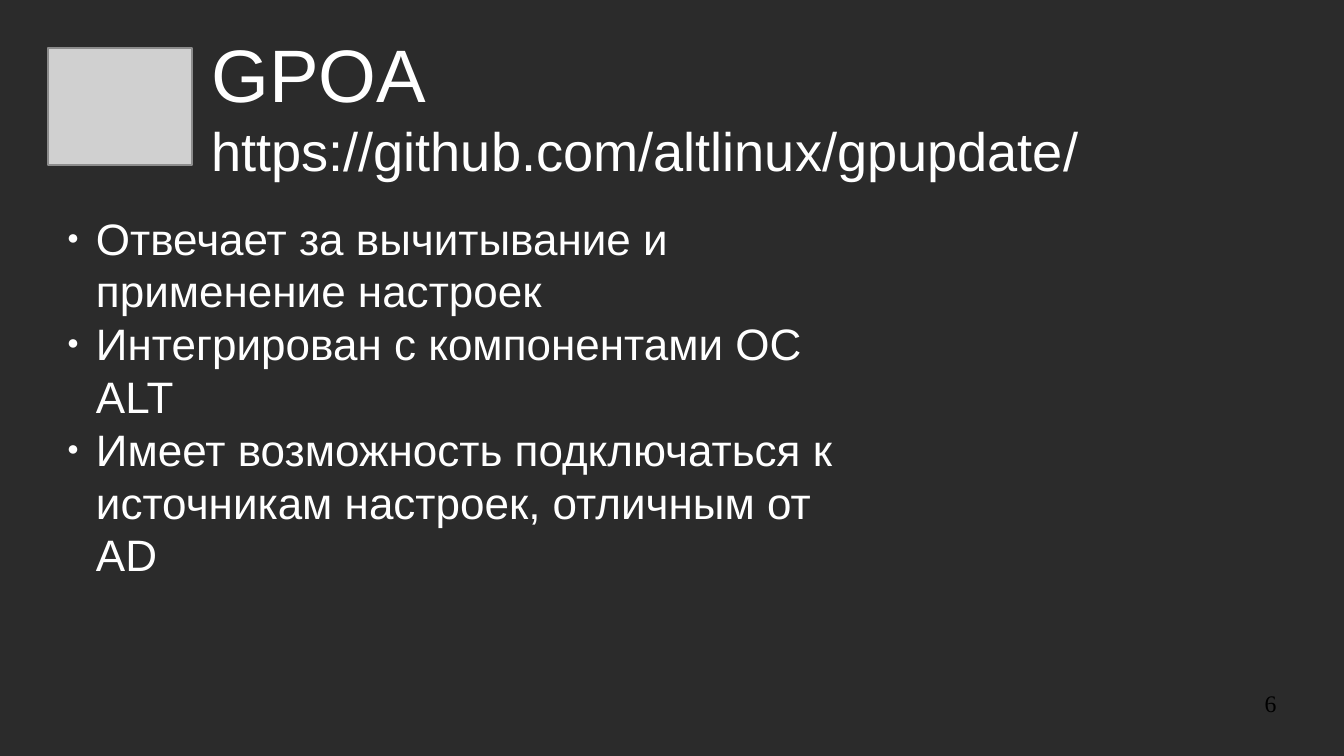
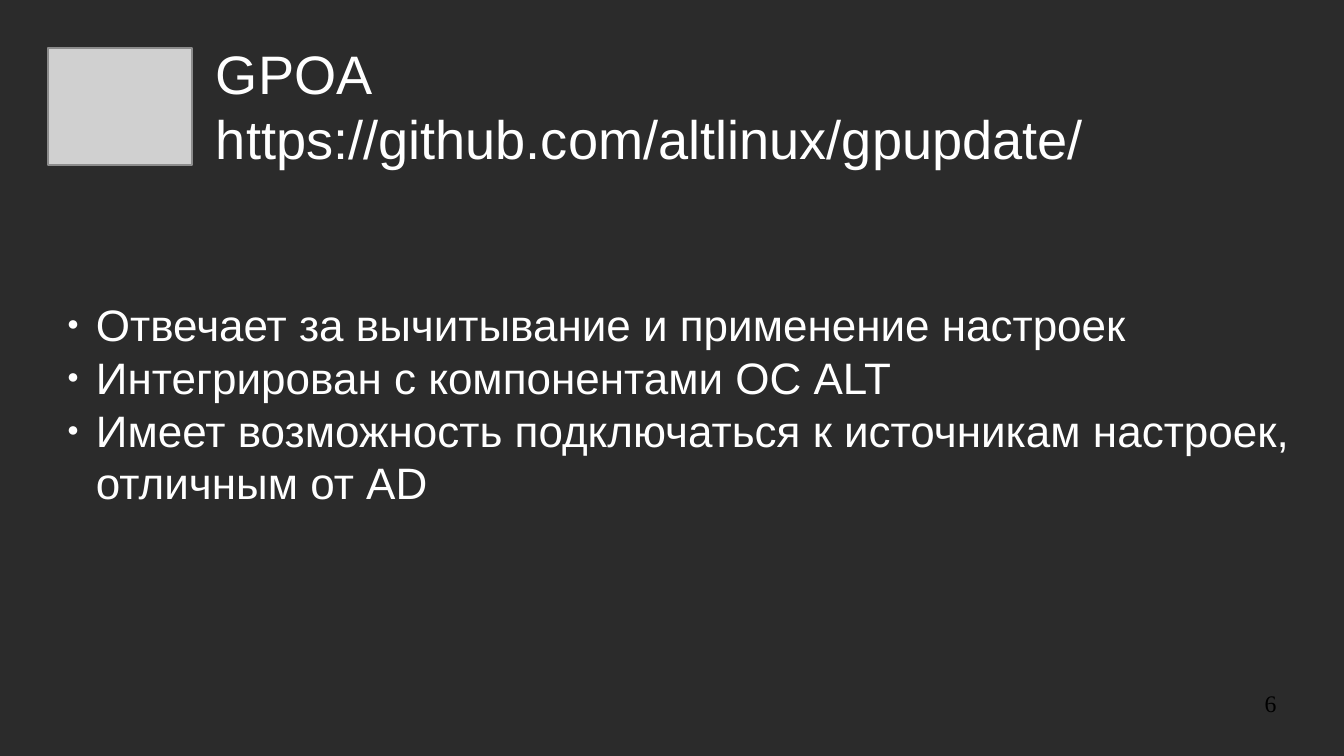
Before and after one commit to NIR-Ginko/presentations, a slide deck: slide 6 of 2020-11-05 Group Policies in ALT/abstract.odp. Drawn at 1344x756 pixels with LibreOffice and Linux fonts; fonts in the diff are those of the drawing; grey boxes stand for pictures; background and template pictures are left out; a plain dark background stands for a picture behind light text. Boxes give left, top, right and bottom in pixels: in the first picture for what was removed or moved away, otherwise in the second. Text is boxed around its words. In the diff, an @@ line names an element or a change of style, - is before the commit and + after.

```diff
--- a/2020-11-05 Group Policies in ALT/abstract.odp
+++ b/2020-11-05 Group Policies in ALT/abstract.odp
@@ title "GPOA https://github.com/altlinux/gpupdate/" at <box>216,56,1083,168</box>: size 43.9 to 32 pt in "GPOA" @@
@@ subtitle "Отвечает за вычитывание и применение ..." rewrapped from <box>96,224,832,571</box> to <box>96,310,1289,500</box> @@
```
Also in this commit, not shown: 4 other slides changed, 1 other file.
